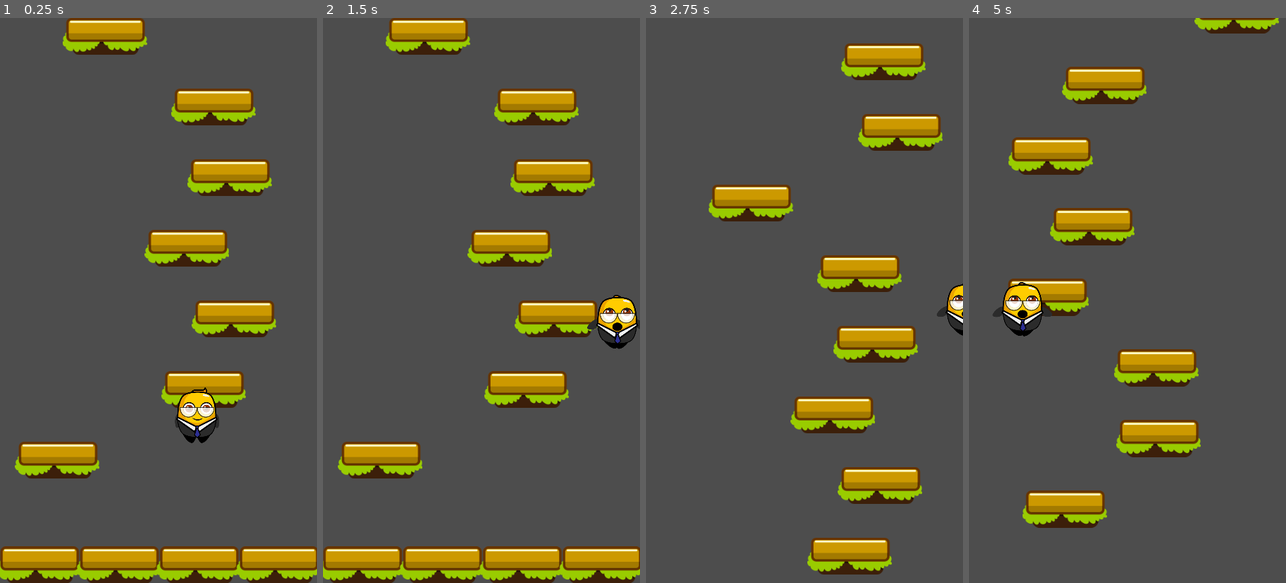
Above: before the commit, frames 1-4 (left to right).
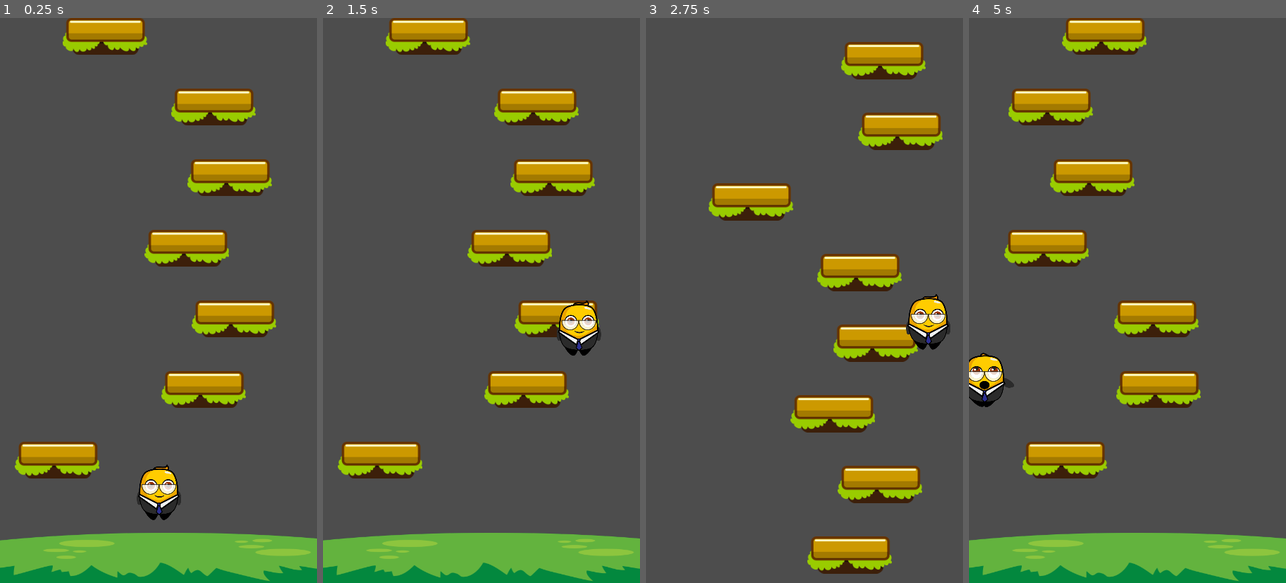
Above: after the commit, the same moments.

Repository: Nhanth123/jumper-mobile
Game: Godot game, scene res://scenes/game.tscn
Two runs of this game, one before a commit and one after it. Both use one fixed random seed, a clock stepped at 60 frames per second and the inputs below.
Inputs:
- Up to frame 1 (0.25 s): no input
- Up to frame 2 (1.5 s): hold D (move_right) 0.53-1.28 s; hold A (move_left) from 1.28 s (still down)
- Up to frame 3 (2.75 s): release A (move_left) at 2.03 s; hold D (move_right) from 2.03 s (still down)
- Up to frame 4 (5 s): release D (move_right) at 3.53 s; hold A (move_left) from 3.53 s (still down); tap R (reset) at 4.15 s

The runs differ from the first frame. In frame 1, 11% of the frame differs, in the area x 0-100%, y 65-100%; in frame 2, 10%; in frame 3, 5.4%; in frame 4, 31%, in the area x 0-100%, y 0-100%.

Commit message:
refactor: Refactoring a game scene and player.

Diff:
--- a/scenes/game.tscn
+++ b/scenes/game.tscn
@@ -1,13 +1,16 @@
 [gd_scene load_steps=4 format=3 uid="uid://cw0sxl5jy1lwa"]
 
 [ext_resource type="Script" path="res://scripts/game.gd" id="1_5hofh"]
-[ext_resource type="PackedScene" uid="uid://bdlxca53rrkis" path="res://scenes/player.tscn" id="2_a4xyk"]
+[ext_resource type="Texture2D" uid="uid://cedx8dmn4lkhy" path="res://assets/textures/bg/Ground.png" id="2_fpuio"]
 [ext_resource type="PackedScene" uid="uid://b8hnxbnwdy44t" path="res://scenes/level_generator.tscn" id="3_d82i3"]
 
 [node name="Game" type="Node2D"]
 script = ExtResource("1_5hofh")
 
-[node name="Player" parent="." instance=ExtResource("2_a4xyk")]
-position = Vector2(335, 694)
+[node name="LevelGenerator" parent="." instance=ExtResource("3_d82i3")]
 
-[node name="LevelGenerator" parent="." instance=ExtResource("3_d82i3")]
+[node name="GroundSprite" type="Sprite2D" parent="."]
+position = Vector2(270, 960)
+scale = Vector2(1, 0.7)
+texture = ExtResource("2_fpuio")
+offset = Vector2(0, -61)
--- a/scripts/game.gd
+++ b/scripts/game.gd
@@ -1,21 +1,44 @@
 extends Node2D
 
-@onready var player = $Player
 @onready var level_generator = $LevelGenerator
+@onready var ground_sprite = $GroundSprite
 
+
+
+var player: Player = null
+var player_spawn_pos: Vector2
+var player_scene = preload("res://scenes/player.tscn")
 var camera_scene = preload("res://scenes/game_camera.tscn")
 var camera = null
 
 func _ready():
+	var viewport_size = get_viewport_rect().size
+
+	var player_spawn_pos_y_offset = 135
+
+	player_spawn_pos.x = viewport_size.x / 2.0
+	player_spawn_pos.y = viewport_size.y  - player_spawn_pos_y_offset
+
+	ground_sprite.global_position.x = viewport_size.x / 2.0
+	ground_sprite.global_position.y = viewport_size.y
+
+	new_game()
+
+func _process(_delta):
+	if Input.is_action_just_pressed("reset"):
+		get_tree().reload_current_scene()
+	if Input.is_action_just_pressed("quit"):
+		get_tree().quit()
+
+func new_game():
+	player = player_scene.instantiate()
+	player.global_position = player_spawn_pos
+
+	add_child(player)
+
 	camera = camera_scene.instantiate()
 	camera.setup_camera($Player)
 	add_child(camera)
 
 	if player:
 		level_generator.setup(player)
-
-func _process(delta):
-	if Input.is_action_just_pressed("reset"):
-		get_tree().reload_current_scene()
-	if Input.is_action_just_pressed("quit"):
-		get_tree().quit()
--- a/scripts/game_camera.gd
+++ b/scripts/game_camera.gd
@@ -22,10 +22,10 @@
 	rect_shape.set_size(rect_shape_size)
 	collision_shape_2d.shape = rect_shape
 
-func _process(delta):
+func _process(_delta):
 	if player:
 		if limit_bottom > player.global_position.y + limit_distance:
-			limit_bottom = player.global_position.y + limit_distance
+			limit_bottom = int(player.global_position.y + limit_distance)
 
 	var overlapping_areas =  clean_up.get_overlapping_areas()
 	if overlapping_areas.size() > 0:
@@ -34,7 +34,7 @@
 				area.queue_free()
 				#print("Deleting " + area.name)
 
-func _physics_process(delta):
+func _physics_process(_delta):
 	if player:
 		global_position.y = player.global_position.y
 
--- a/scripts/level_generator.gd
+++ b/scripts/level_generator.gd
@@ -23,7 +23,7 @@
 	start_position_y = viewport_size.y - (y_distance_between_platforms * 2)
 	generate_level(start_position_y, true)
 
-func _process(delta):
+func _process(_delta):
 	if player:
 		var py = player.global_position.y
 		var end_of_level_pos = start_position_y - (generated_plaform_count * y_distance_between_platforms)
@@ -53,7 +53,7 @@
 		var max_x_position = viewport_size.x - platform_width
 		var random_x = randf_range(0.0, max_x_position)
 
-		var location : Vector2
+		var location : Vector2 = Vector2.ZERO
 		location.x = random_x
 		location.y = start_y - ( y_distance_between_platforms * i )
 		create_platform(location)
--- a/scripts/player.gd
+++ b/scripts/player.gd
@@ -13,7 +13,7 @@
 func _ready():
 	viewport_size = get_viewport_rect().size
 
-func _process(delta):
+func _process(_delta):
 	if velocity.y > 0:
 		if animator.current_animation != "fall":
 			animator.play("fall")
@@ -21,7 +21,7 @@
 		if animator.current_animation != "jump":
 			animator.play("jump")
 
-func _physics_process(delta):
+func _physics_process(_delta):
 	velocity.y += gravity
 	if velocity.y > max_fall_velocity:
 		velocity.y = max_fall_velocity
